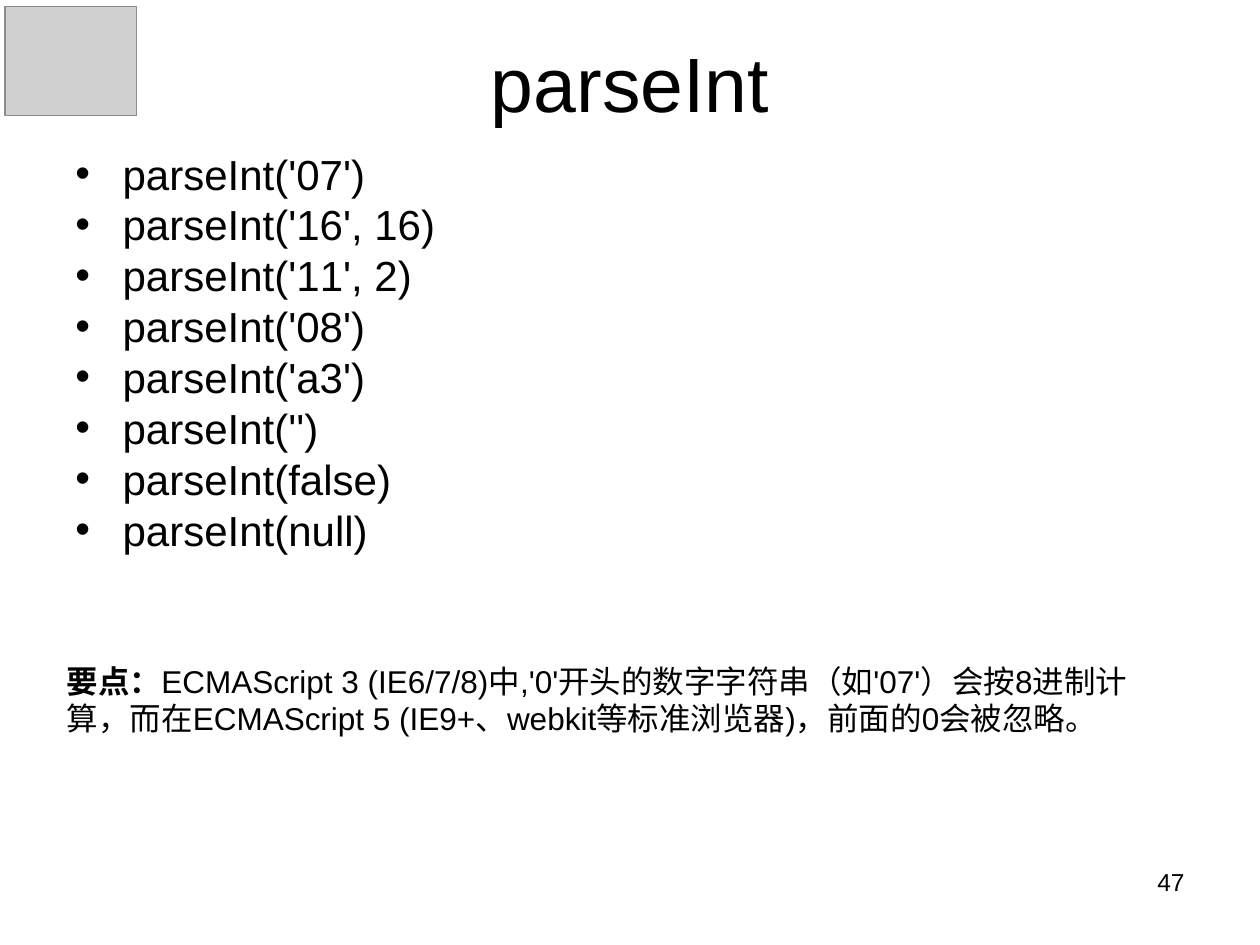
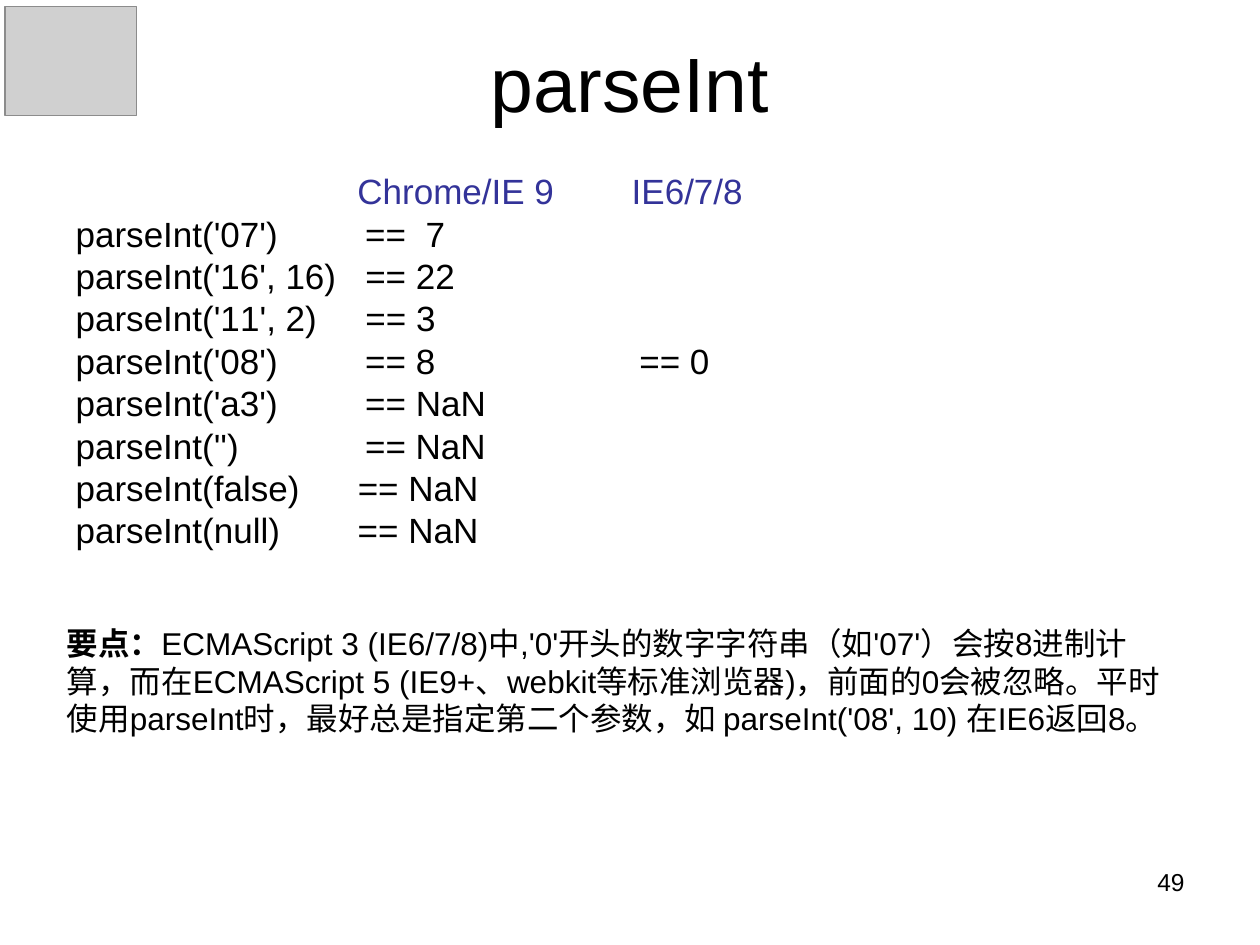
Before and after one commit to panxuepeng/javascript, a slide deck: slide 49 of ppt/1-1（第一天课程）.ppt (slide 47 before the commit). Drawn at 1260x945 pixels with LibreOffice and Linux fonts; fonts in the diff are those of the drawing; grey boxes stand for pictures. Boxes give left, top, right and bottom in pixels: in the first picture for what was removed or moved away, otherwise in the second. Text is boxed around its words. In the diff, an @@ line names an element or a change of style, - is before the commit and + after.

Commit message:
ppt

```diff
--- a/ppt/1-1（第一天课程）.ppt
+++ b/ppt/1-1（第一天课程）.ppt
@@ text at [76, 178, 553, 550]: text changed; size 24 to 20 pt @@
-• parseInt('07')
-• parseInt('16', 16)
-• parseInt('11', 2)
-• parseInt('08')
-• parseInt('a3')
-• parseInt('')
-• parseInt(false)
-• parseInt(null)
+Chrome/IE 9 IE6/7/8
+parseInt('07') == 7
+parseInt('16', 16) == 22
+parseInt('11', 2) == 3
+parseInt('08') == 8 == 0
+parseInt('a3') == NaN
+parseInt('') == NaN
+parseInt(false) == NaN
+parseInt(null) == NaN
@@ text at [67, 628, 1160, 737]: text changed @@
-要点：ECMAScript 3 (IE6/7/8)中,'0'开头的数字字符串（如'07'）会按8进制计算，而在ECMAScript 5 (IE9+、webkit等标准浏览器)，前面的0会被忽略。
+要点：ECMAScript 3 (IE6/7/8)中,'0'开头的数字字符串（如'07'）会按8进制计算，而在ECMAScript 5 (IE9+、webkit等标准浏览器)，前面的0会被忽略。平时使用parseInt时，最好总是指定第二个参数，如 parseInt('08', 10) 在IE6返回8。
@@ page number at [1157, 874, 1184, 892]: text changed @@
-47
+49
```
Also in this commit, not shown: 22 other slides changed, 12 slides added, 1 slide removed, 3 other files.
